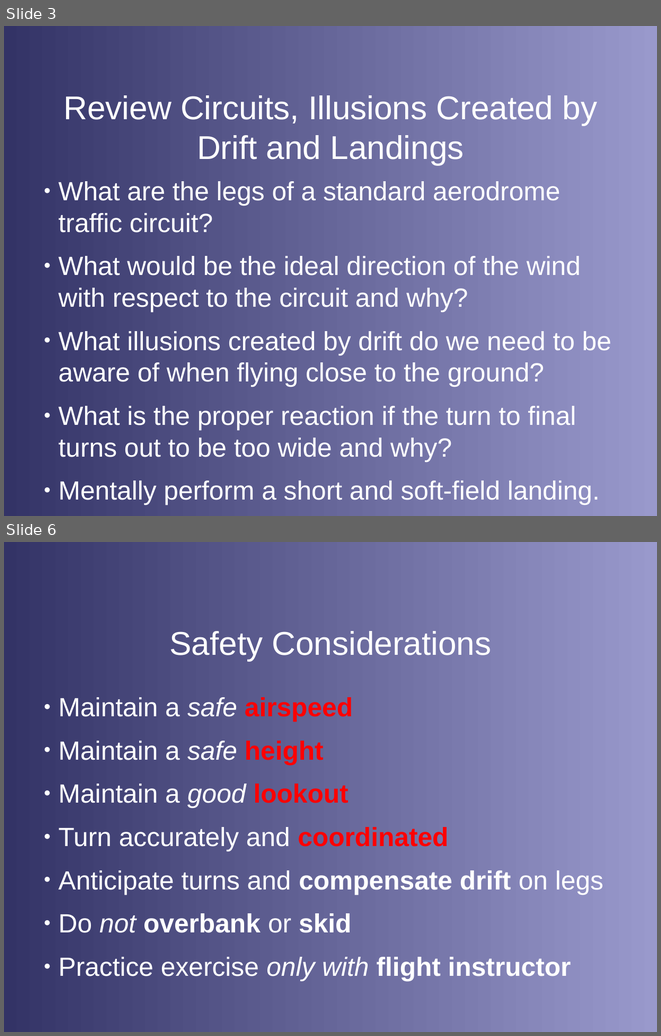
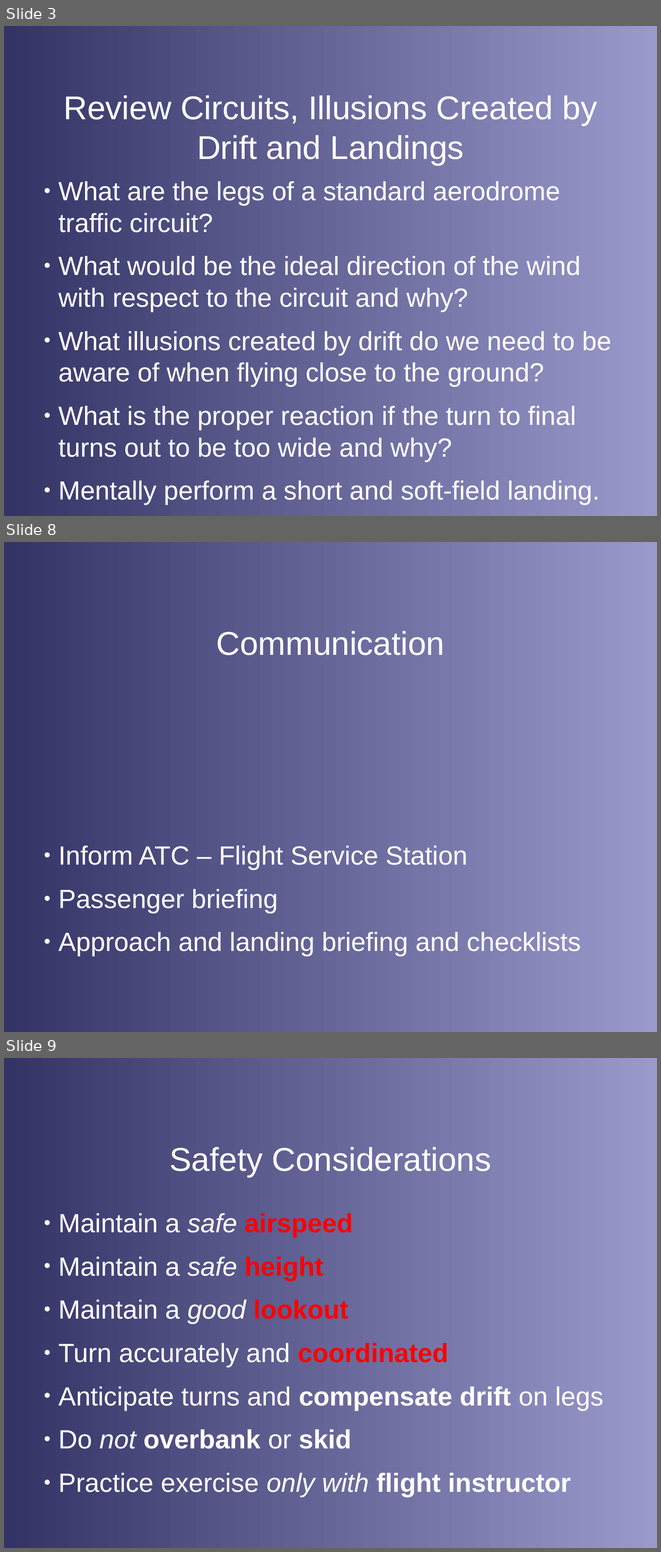
Before and after one commit to stephanheinemann/flight, a slide deck: FI/PrecautionaryLanding/PrecautionaryLanding.odp. Shown one above the other, each under a label of ours: slides 3 and 6 before the commit, slides 3, 8 and 9 after it; the slides between them are not shown. The pictures are 661x1036 and 661x1552 pixels, drawn with LibreOffice and Linux fonts; fonts in the diff are those of the drawing; background and template pictures are left out. Boxes give left, top, right and bottom in pixels: in the first picture for what was removed or moved away, otherwise in the second. Text is boxed around its words. In the diff, an @@ line names an element or a change of style, - is before the commit and + after.

```diff
--- a/FI/PrecautionaryLanding/PrecautionaryLanding.odp
+++ b/FI/PrecautionaryLanding/PrecautionaryLanding.odp
@@ slide 8 added at [4,542,657,1032], background gradient #333366 to #9999CC @@
@@ title added at [216,631,444,655], 40 pt, text #FFFFFF @@
+Communication
@@ text added at [59,846,581,956], 32 pt, text #FFFFFF @@
+● Inform ATC – Flight Service Station
+● Passenger briefing
+● Approach and landing briefing and checklists
@@ what was slide 6 is now slide 9 @@
```
Also in this commit, not shown: 2 slides changed, 2 other slides added, 6 other files.
